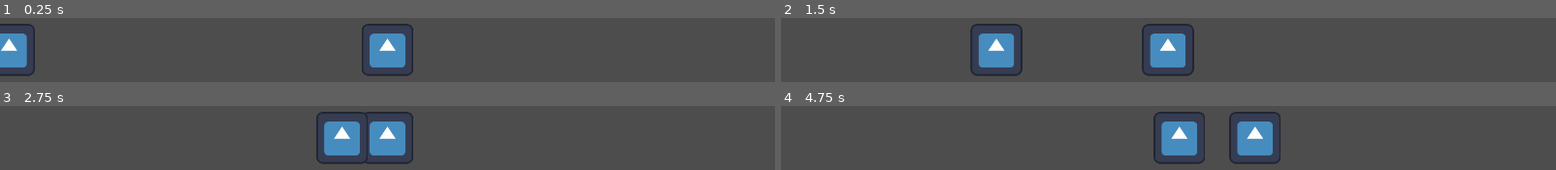
Above: before the commit, frames 1-4 (two rows, left to right).
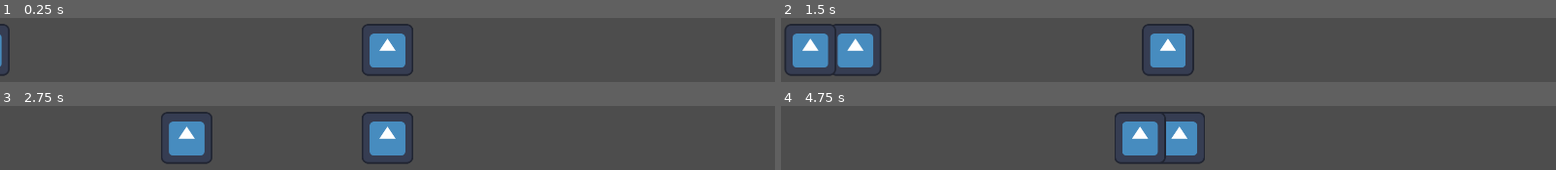
Above: after the commit, the same moments.

Repository: Jam-n-Bees/Garden-Guardian
Game: Godot game, scene res://MainScene.tscn
Same seed, same stepped clock (60 frames per second), same inputs: the game is played once before the commit and once after it. The engine's default icon, where the game draws it, is replaced by a stand-in: a white triangle on a blue panel in a dark square.
Inputs (mouse positions are in pixels of both pictures, inside the frame that each line leads up to):
- Up to frame 1 (0.25 s): no input
- Up to frame 2 (1.5 s): move the mouse to (outside the picture) at 0.52 s; press the mouse at (outside the picture) at 0.53 s; move the mouse to (outside the picture) at 1.27 s; release the mouse at (outside the picture) at 1.28 s; right-click (outside the picture) at 1.35 s
- Up to frame 3 (2.75 s): move the mouse to (outside the picture) at 2.02 s; press the mouse at (outside the picture) at 2.03 s
- Up to frame 4 (4.75 s): move the mouse to (1129, 139) at 2.77 s; release the mouse at (1129, 139) at 2.78 s; right-click (1129, 139) at 2.85 s; move the mouse to (1401, 118) at 3.52 s; press the mouse at (1401, 118) at 3.53 s; move the mouse to (outside the picture) at 4.27 s; release the mouse at (outside the picture) at 4.28 s; right-click (outside the picture) at 4.35 s

The runs differ from the first frame. In frame 1, 2.3% of the frame differs, in the area x 0-5%, y 9-91%; in frame 2, 9.7%, in the area x 0-32%, y 9-91%; in frame 3, 6.5%; in frame 4, 6.7%.

Commit message:
Pausing and Accelerating
new 'pause()' function. Stops the unit in its tracks, and uses a tween to accelerate back to the base speed.

Diff:
--- a/goons/goon_scripts/goon_class.gd
+++ b/goons/goon_scripts/goon_class.gd
@@ -9,13 +9,23 @@
 
 var goon_approach = Incoming.RIGHT
 
-var base_speed := 250
+var base_speed := 300
 var base_threat := 1
 
-var slow_down := 1
+var slow_down : float = 1
+var speed_up_delay : float = 1
 
 func _process(delta: float) -> void:
 	if goon_approach == Incoming.RIGHT:
 		self.position.x -= delta*base_speed*slow_down
 	if goon_approach == Incoming.LEFT:
 		self.position.x += delta*base_speed*slow_down
+
+func pause():
+	slow_down = 0
+	await get_tree().create_timer(1).timeout
+	var accelerate = create_tween()
+	accelerate.tween_property(self,"slow_down",1,1.5)
+
+func _ready() -> void:
+	pause()
